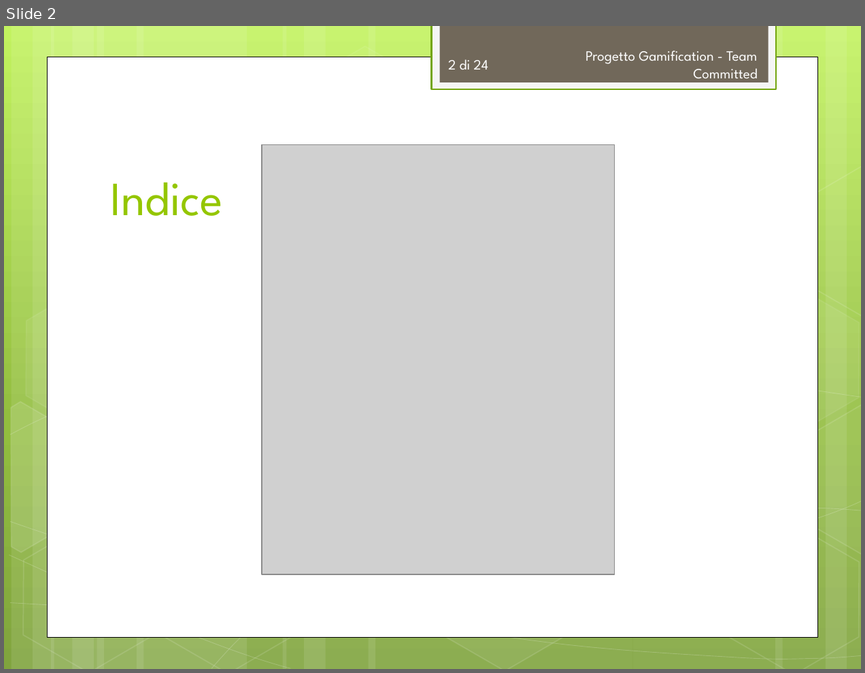
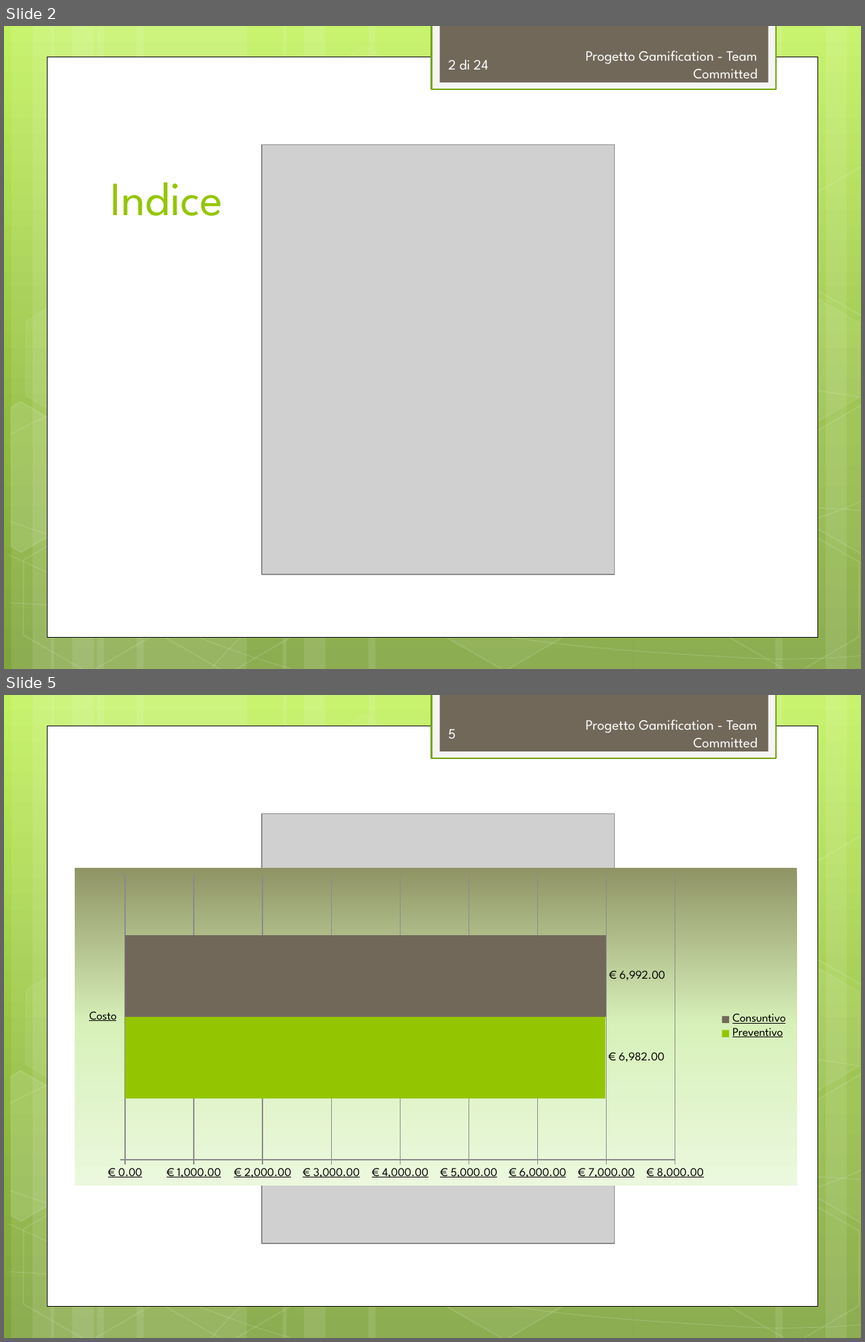
Before and after one commit to TeamCommitted/Team-Committed---Documenti, a slide deck: RQ/Esterni/Presentazione/RQ-Presentazione.pptx. Shown one above the other, each under a label of ours: slide 2 before the commit, slides 2 and 5 after it; the slides between them are not shown. The pictures are 865x673 and 865x1342 pixels, drawn with LibreOffice and Linux fonts; fonts in the diff are those of the drawing; grey boxes stand for pictures. Boxes give left, top, right and bottom in pixels: in the first picture for what was removed or moved away, otherwise in the second. Text is boxed around its words. In the diff, an @@ line names an element or a change of style, - is before the commit and + after.

```diff
--- a/RQ/Esterni/Presentazione/RQ-Presentazione.pptx
+++ b/RQ/Esterni/Presentazione/RQ-Presentazione.pptx
@@ slide 5 added at box(4, 695, 861, 1338), background gradient #C3F35F to #93BF3F to #81A53E; not listed: 31 template elements that a slide beside it also shows @@
@@ page number added at box(448, 729, 456, 739), 12 pt, text #FEFEFE @@
+5
@@ text added at box(585, 719, 757, 747), 12 pt, text #FEFEFE @@
+Progetto Gamification - Team Committed
@@ picture added at box(262, 814, 615, 1243) @@
@@ bar chart added at box(75, 868, 798, 1185) @@
+categories: Costo
+Preventivo: 6982
+Consuntivo: 6992
```
Also in this commit, not shown: 1 slide changed, 2 other slides added, 4 other files.
